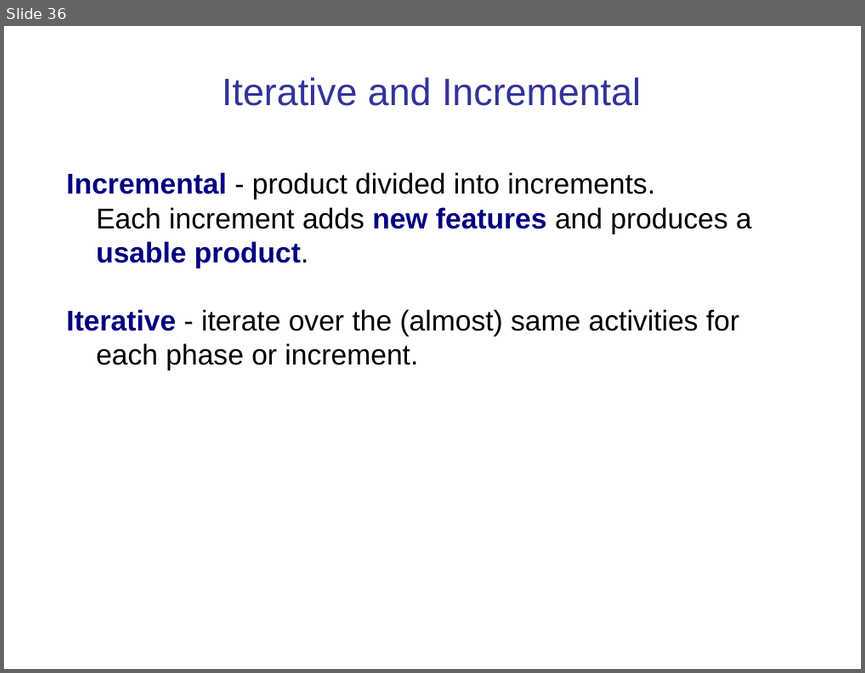
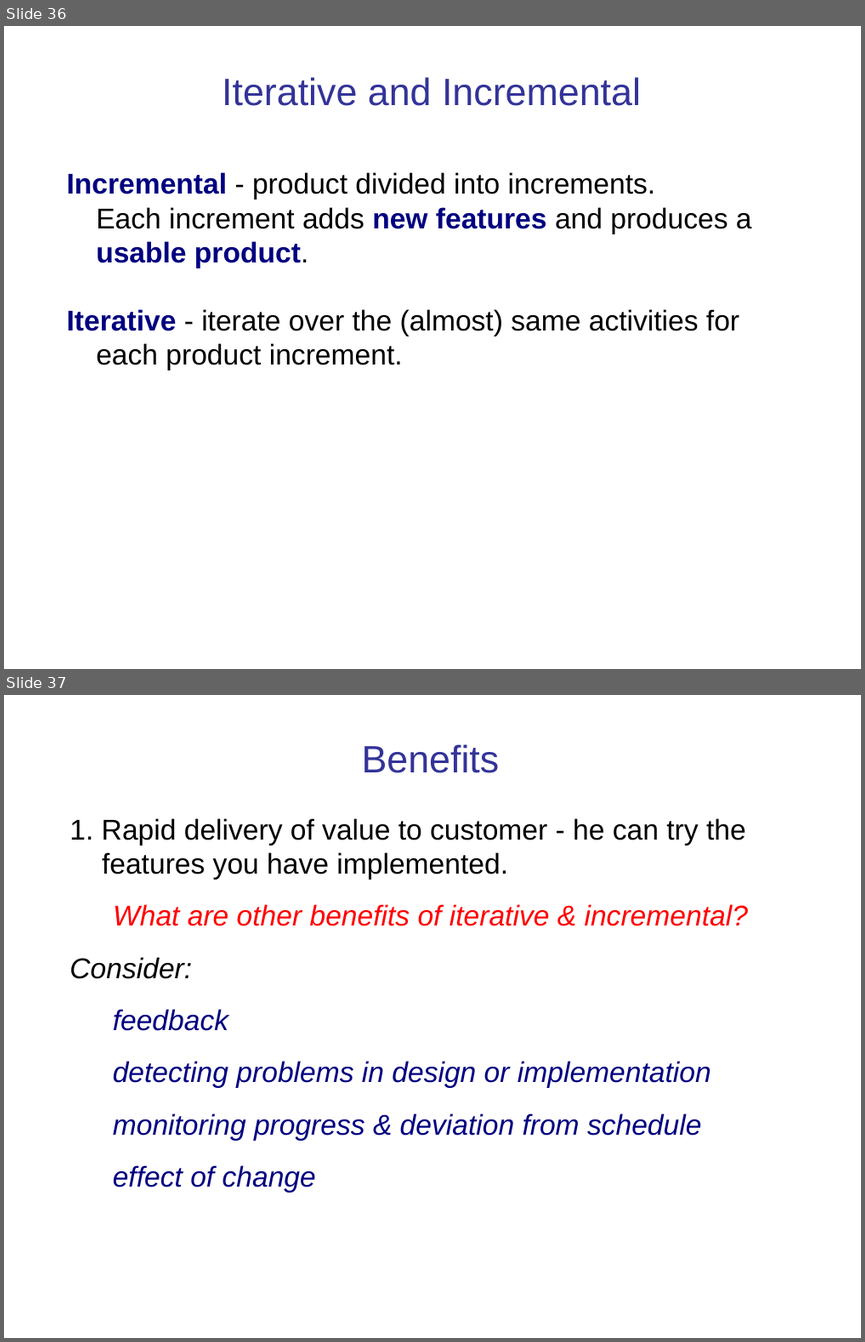
Before and after one commit to cpske/ISP, a slide deck: software-process/Introduction-software-process.ppt. Shown one above the other, each under a label of ours: slide 36 before the commit, slides 36 and 37 after it. The pictures are 865x673 and 865x1342 pixels, drawn with LibreOffice and Linux fonts; fonts in the diff are those of the drawing. Boxes give left, top, right and bottom in pixels: in the first picture for what was removed or moved away, otherwise in the second. Text is boxed around its words. In the diff, an @@ line names an element or a change of style, - is before the commit and + after.

```diff
--- a/software-process/Introduction-software-process.ppt
+++ b/software-process/Introduction-software-process.ppt
@@ slide 37 added at <box>4,695,861,1338</box>, background #FFFFFF @@
@@ title added at <box>362,744,500,773</box>, 32 pt, text #333399 @@
+Benefits
@@ text added at <box>69,818,748,1192</box>, 24 pt, text #000080, italic @@
+1. Rapid delivery of value to customer - he can try the features you have implemented.
+What are other benefits of iterative & incremental?
+Consider:
+  feedback
+  detecting problems in design or implementation
+  monitoring progress & deviation from schedule
+  effect of change
@@ slide 36 changed as well @@
@@ text at <box>67,309,739,370</box>: text changed @@
-Iterative - iterate over the (almost) same activities for each phase or increment.
+Iterative - iterate over the (almost) same activities for each product increment.
```
Also in this commit, not shown: 12 other slides changed, 2 other slides added, 1 slide removed, 7 other files.
